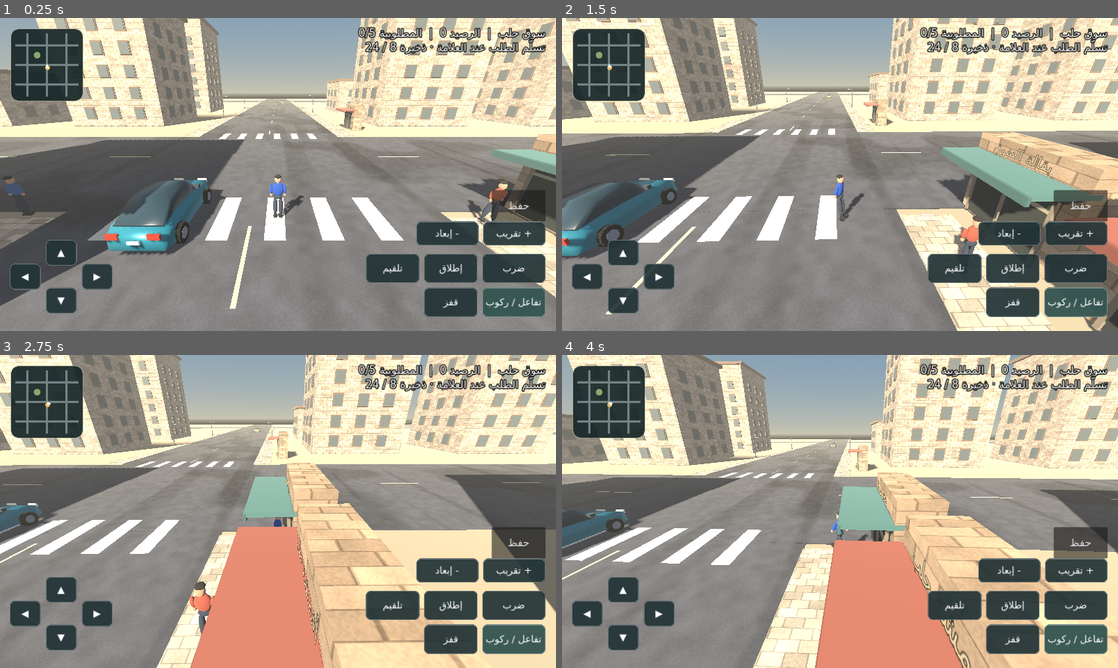
Above: before the commit, frames 1-4 (two rows, left to right).
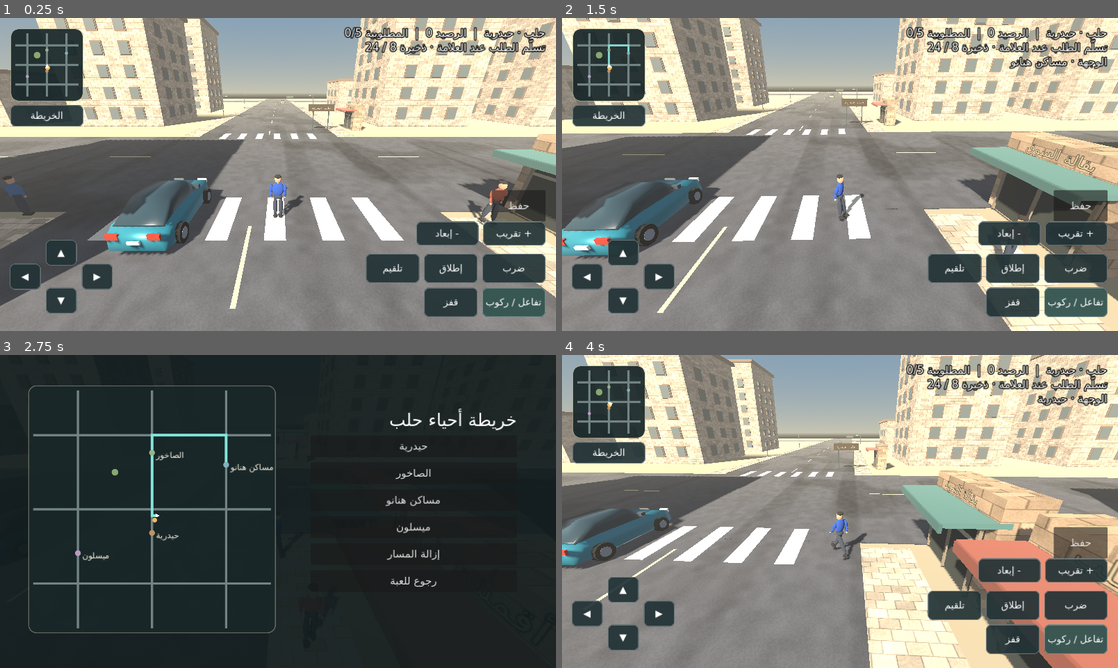
Above: after the commit, the same moments.

Repository: yosef12352/Sham-Streets-3D
Game: Godot game, scene res://main.tscn
The game is run twice, just before and just after one commit, with the same random seed, the same clock (stepped at 60 frames per second) and the same inputs.
Inputs (mouse positions are in pixels of both pictures, inside the frame that each line leads up to):
- Up to frame 1 (0.25 s): no input
- Up to frame 2 (1.5 s): tap Enter at 0.5 s; move the mouse to (962, 158) at 0.52 s; hold Right (ui_right) 0.53-1.25 s; tap M at 0.6 s; click (962, 158) at 0.67 s; tap Space at 0.77, 1.07 s; tap E at 0.8 s; drag from (728, 190) to (812, 237) at 1.27 s
- Up to frame 3 (2.75 s): move the mouse to (333, 442) at 2.02 s; hold Right (ui_right) from 2.03 s (still down); hold Space from 2.03 s (still down); click (333, 442) at 2.17 s; tap M at 2.3 s
- Up to frame 4 (4 s): release Right (ui_right) at 2.75 s; release Space at 2.75 s; click (973, 445) at 2.75 s, where only the run after the commit has a clickable "حيدرية"; drag from (812, 574) to (673, 464) at 3.52 s

The runs differ from the first frame. In frame 1, 2.0% of the frame differs, in the area x 0-99%, y 2-63%; in frame 2, 33%; in frame 3, 96%, in the area x 0-100%, y 0-100%; in frame 4, 48%.

Commit message:
Add Aleppo districts, interactive routing and two-handed aim

Diff:
--- a/scripts/city_layout.gd
+++ b/scripts/city_layout.gd
@@ -9,3 +9,17 @@
     if column in [-5, 0, 5] or row in [-5, 0, 5]:
         return false
     return not (column in [-3, -2] and row in [-3, -2])
+
+const DISTRICTS := [
+    {"name": "حيدرية", "point": Vector3(0, 0, 35), "color": Color("#bd9365")},
+    {"name": "الصاخور", "point": Vector3(0, 0, -84), "color": Color("#95b48b")},
+    {"name": "مساكن هنانو", "point": Vector3(110, 0, -66), "color": Color("#83afbc")},
+    {"name": "ميسلون", "point": Vector3(-110, 0, 65), "color": Color("#b69bc2")},
+]
+
+static func district_index(location: Vector3) -> int:
+    if location.x > 55:
+        return 2
+    if location.x < -55:
+        return 3
+    return 1 if location.z < -16 else 0
--- a/scripts/market_map.gd
+++ b/scripts/market_map.gd
@@ -4,6 +4,9 @@
 var actor := Vector3.ZERO
 var target := Vector3.ZERO
 var heading := 0.0
+var navigation := -1
+var expanded := false
+const UI_FONT := preload("res://assets/fonts/DejaVuSans-UI.ttf")
 
 func update_positions(position: Vector3, objective: Vector3, angle: float) -> void:
     if actor.is_equal_approx(position) and target.is_equal_approx(objective) and is_equal_approx(heading, angle):
@@ -11,6 +14,10 @@
     actor = position
     target = objective
     heading = angle
+    queue_redraw()
+
+func set_navigation(index: int) -> void:
+    navigation = index
     queue_redraw()
 
 func _draw() -> void:
@@ -24,6 +31,23 @@
         draw_line(Vector2(edge, y), Vector2(size.x - edge, y), Color("#728383"), 4, true)
     var park := _point(CITY.PARK + Vector3(-11, 0, -11))
     draw_circle(park, 7, Color("#89a76e"), true, -1, true)
+    if navigation >= 0:
+        var destination: Vector3 = CITY.DISTRICTS[navigation].point
+        var access_x := _nearest_road(actor.x)
+        var cross_z := _nearest_road(destination.z)
+        var route := PackedVector2Array([
+            _point(actor), _point(Vector3(access_x, 0, actor.z)),
+            _point(Vector3(access_x, 0, cross_z)), _point(Vector3(destination.x, 0, cross_z)), _point(destination)
+        ])
+        draw_polyline(route, Color("#80e6da"), 2.5 if not expanded else 5.0, true)
+    for district: Dictionary in CITY.DISTRICTS:
+        var location := _point(district.point)
+        draw_circle(location, 3.0 if not expanded else 6.0, district.color, true, -1, true)
+        if expanded:
+            var text := TextLine.new()
+            text.direction = TextServer.DIRECTION_RTL
+            text.add_string(district.name, UI_FONT, 19)
+            text.draw(get_canvas_item(), location + Vector2(9, -7), Color("#f6f0dc"))
     draw_circle(_point(target), 4.7, Color("#f4bb63"), true, -1, true)
     var point := _point(actor)
     var forward := Vector2(-sin(heading), -cos(heading))
@@ -44,3 +68,10 @@
 func _point(location: Vector3) -> Vector2:
     var normalized := (Vector2(location.x, location.z) / CITY.HALF_SIZE).clamp(-Vector2.ONE, Vector2.ONE)
     return size * 0.5 + normalized * (size * 0.5 - Vector2(12, 12))
+
+func _nearest_road(value: float) -> float:
+    var best := 0.0
+    for road: float in CITY.ROAD_CENTERS:
+        if absf(road - value) < absf(best - value):
+            best = road
+    return best
--- a/scripts/person_model.gd
+++ b/scripts/person_model.gd
@@ -9,6 +9,12 @@
 var hips: Array[Node3D] = []
 var gait := 0.0
 var launcher: Node3D
+var muzzle: Marker3D
+var elbows: Array[Node3D] = []
+var aim_weight := 0.0
+const UPPER_ARM := 0.27
+const FOREARM := 0.26
+const GRIP := Vector3(0.065, 0.555, -0.40)
 
 func build(tint: Color, skin_tone: Color, trousers: Color) -> void:
     top.albedo_color = tint
@@ -24,8 +30,14 @@
     for side in [-1, 1]:
         var arm := _joint(Vector3(side * 0.245, 0.56, 0))
         shoulders.append(arm)
-        _part(arm, Vector3(0, -0.17, 0), Vector3(0.135, 0.37, 0.145), top)
-        _part(arm, Vector3(0, -0.38, -0.015), Vector3(0.10, 0.14, 0.105), skin)
+        _part(arm, Vector3(0, -0.13, 0), Vector3(0.145, 0.31, 0.15), top)
+        var elbow := Node3D.new()
+        elbow.position.y = -UPPER_ARM
+        arm.add_child(elbow)
+        elbows.append(elbow)
+        _part(elbow, Vector3(0, -0.092, 0), Vector3(0.111, 0.24, 0.11), top)
+        _part(elbow, Vector3(0, -0.232, -0.005), Vector3(0.083, 0.112, 0.077), skin)
+        _part(elbow, Vector3(-side * 0.038, -0.218, -0.019), Vector3(0.035, 0.062, 0.042), skin)
         var leg := _joint(Vector3(side * 0.10, 0.08, 0))
         hips.append(leg)
         _part(leg, Vector3(0, -0.39, 0), Vector3(0.16, 0.79, 0.18), pants)
@@ -33,13 +45,37 @@
 
 func equip_launcher() -> void:
     launcher = Node3D.new()
-    launcher.position = Vector3(0.015, -0.40, -0.085)
-    shoulders[1].add_child(launcher)
+    add_child(launcher)
     var metal := StandardMaterial3D.new()
     metal.albedo_color = Color("#344349")
-    _part(launcher, Vector3(0, 0.045, -0.06), Vector3(0.10, 0.095, 0.24), metal)
+    _part(launcher, Vector3(0, 0.068, -0.06), Vector3(0.10, 0.095, 0.24), metal)
     _part(launcher, Vector3(0, -0.015, -0.02), Vector3(0.07, 0.12, 0.085), metal)
+    muzzle = Marker3D.new()
+    muzzle.position = Vector3(0, 0.069, -0.177)
+    launcher.add_child(muzzle)
     launcher.hide()
+
+func ready_aim() -> void:
+    aim_weight = maxf(aim_weight, 0.8)
+    _pose_aim(aim_weight)
+    launcher.show()
+
+func _pose_aim(weight: float) -> void:
+    launcher.position = GRIP + Vector3(0, 0, (1.0 - weight) * 0.078)
+    for index in range(2):
+        var shoulder := shoulders[index]
+        var grip_offset := Vector3(-0.075, -0.026, 0.025) if index == 0 else Vector3.ZERO
+        var direction := (launcher.position + grip_offset - shoulder.position).normalized()
+        var distance := minf(launcher.position.distance_to(shoulder.position + -grip_offset), UPPER_ARM + FOREARM - 0.001)
+        var along := (UPPER_ARM * UPPER_ARM - FOREARM * FOREARM + distance * distance) / (2.0 * distance)
+        var bend_direction := Vector3.DOWN.slide(direction).normalized()
+        var hinge := shoulder.position + direction * along + bend_direction * sqrt(maxf(0.0, UPPER_ARM * UPPER_ARM - along * along))
+        var upper := (hinge - shoulder.position).normalized()
+        var lower := (launcher.position + grip_offset - hinge).normalized()
+        var shoulder_pose := Quaternion(Vector3.DOWN, upper)
+        var elbow_pose := Quaternion(Vector3.DOWN, shoulder_pose.inverse() * lower)
+        shoulder.quaternion = shoulder.quaternion.slerp(shoulder_pose, weight)
+        elbows[index].quaternion = elbows[index].quaternion.slerp(elbow_pose, weight)
 
 func animate(delta: float, speed: float, grounded: bool, strike: float = 0.0, aiming: bool = false) -> void:
     gait = fmod(gait + delta * speed * 2.2, TAU)
@@ -50,8 +86,14 @@
         hips[index].rotation.x = lerpf(hips[index].rotation.x, step if grounded else 0.22, weight)
         var swing := -step * 0.78 if grounded else -0.52
         if index == 1:
-            swing = -1.65 if aiming else swing - sin(strike * PI) * 1.7
-        shoulders[index].rotation.x = lerpf(shoulders[index].rotation.x, swing, weight)
+            swing -= sin(strike * PI) * 1.7
+        shoulders[index].quaternion = shoulders[index].quaternion.slerp(Quaternion(Vector3.RIGHT, swing), weight)
+        elbows[index].quaternion = elbows[index].quaternion.slerp(Quaternion(Vector3.RIGHT, 0.16 + absf(stride) * 0.24), weight)
+    if launcher != null:
+        aim_weight = move_toward(aim_weight, 1.0 if aiming else 0.0, delta * 8.0)
+        launcher.visible = aim_weight > 0.0
+        if launcher.visible:
+            _pose_aim(aim_weight)
 
 func _joint(location: Vector3) -> Node3D:
     var joint := Node3D.new()
--- a/scripts/road_response.gd
+++ b/scripts/road_response.gd
@@ -6,6 +6,7 @@
 const RESPONSE_INTERVAL := 9.0
 
 var traffic: ShamVehicleController
+var local_traffic: Array[ShamVehicleController] = []
 var patrol: ShamVehicleController
 var traffic_heading := 1.0
 var remaining := 0.0
@@ -13,6 +14,12 @@
 
 func _ready() -> void:
     traffic = _spawn(TRAFFIC_START, Color("#b58f58"))
+    local_traffic.append(_spawn(Vector3(113, 0.66, -112), Color("#788b83")))
+    local_traffic.append(_spawn(Vector3(-107, 0.66, 28), Color("#8c716b")))
+    local_traffic.append(_spawn(Vector3(-113, 0.66, -75), Color("#a3a2a7")))
+    for index in range(local_traffic.size()):
+        local_traffic[index].rotation.y = PI if index != 1 else 0.0
+        local_traffic[index].set_mobile_controls(0.60 + 0.10 * index, 0.0, false)
     patrol = _spawn(PATROL_START, Color("#526da6"))
     patrol.hide()
     patrol.collision_layer = 0
@@ -40,9 +47,17 @@
     elif is_zero_approx(traffic.rotation.y) and traffic_heading > 0.0:
         traffic.rotation.y = PI
     traffic.set_mobile_controls(0.55, 0.0, false)
+    for local_car in local_traffic:
+        if local_car.position.z > 151 and local_car.rotation.y > 1.0:
+            local_car.rotation.y = 0
+            local_car.forward_speed = 0.0
+        elif local_car.position.z < -151 and local_car.rotation.y < 1.0:
+            local_car.rotation.y = PI
+            local_car.forward_speed = 0.0
     if player_car.driver_active and contact_cooldown == 0.0:
         for index in range(player_car.get_slide_collision_count()):
-            if player_car.get_slide_collision(index).get_collider() == traffic:
+            var other := player_car.get_slide_collision(index).get_collider()
+            if other is ShamVehicleController and (other == traffic or local_traffic.has(other)):
                 state.set_wanted(state.wanted_level + 1)
                 remaining = RESPONSE_INTERVAL
                 contact_cooldown = 2.5
--- a/scripts/world.gd
+++ b/scripts/world.gd
@@ -28,7 +28,13 @@
 var state := ShamGameState.new()
 var missions := ShamMissionManager.new()
 var hud: Label
-var minimap := preload("res://scripts/market_map.gd").new()
+const MAP_VIEW := preload("res://scripts/market_map.gd")
+var minimap := MAP_VIEW.new()
+var district_map := MAP_VIEW.new()
+var navigation := -1
+var current_district := 0
+var map_layer: Control
+var gameplay_ui: Control
 var marker: MeshInstance3D
 var driving := false
 var braking := false
@@ -90,6 +96,7 @@
     _box(Vector3(0,-0.5,0), Vector3(CITY.HALF_SIZE * 2, 1, CITY.HALF_SIZE * 2), Color(0.64,0.58,0.46))
     add_child(districts)
     _build_pedestrians()
+    _build_district_signs()
     var asphalt := _street_surface(Color("#555557"), 0)
     var paving := _street_surface(Color("#bdab90"), 1)
     var shop_stone := _street_surface(Color("#ae9171"), 2)
@@ -142,6 +149,28 @@
     env.environment = e
     add_child(env)
 
+func _build_district_signs() -> void:
+    for district: Dictionary in CITY.DISTRICTS:
+        var district_entry: Vector3 = district.point
+        if district.name == "حيدرية":
+            district_entry.z = -12.0
+        var edge := district_entry + Vector3(6.4, 0, 0)
+        var metal := Color("#353f3c")
+        for side in [-1, 1]:
+            _box(edge + Vector3(side * 0.96, 1.57, 0), Vector3(0.11, 3.14, 0.11), metal, false)
+        _box(edge + Vector3(0, 2.78, 0), Vector3(3.15, 0.85, 0.17), district.color.darkened(0.64), false)
+        for face in [-1, 1]:
+            var title := Label3D.new()
+            title.font = UI_FONT
+            title.text = "حلب  " + district.name
+            title.font_size = 50
+            title.pixel_size = 0.009
+            title.outline_size = 3
+            title.modulate = Color("#fff1d1")
+            title.rotation.y = (face + 1) * PI * 0.5
+            title.position = edge + Vector3(0, 2.78, -face * 0.11)
+            add_child(title)
+
 func _build_park(paving: Material) -> void:
     var center: Vector3 = CITY.PARK + Vector3(-11, 0, -11)
     _box(center + Vector3(0, 0.025, 0), Vector3(37, 0.05, 37), Color("#626c49"), false)
@@ -204,10 +233,12 @@
     pedestrians.name = "MarketPedestrians"
     add_child(pedestrians)
     var colors := [Color(0.63, 0.31, 0.23), Color(0.26, 0.39, 0.52), Color(0.50, 0.42, 0.25)]
-    for index in range(24):
+    for index in range(32):
         var side := -1 if index % 2 == 1 else 1
         var from := Vector3(side * 8.45, 0.93, 8 + (index / 2) * 12)
-        if index >= 12:
+        if index >= 24:
+            from = Vector3(110 + side * 8.45, 0.93, -88 + ((index - 24) / 2) * 16)
+        elif index >= 12:
             from = Vector3(-110 + side * 8.45, 0.93, -91 + ((index - 12) / 2) * 13)
         var to := from + Vector3(0, 0, 8)
         var pedestrian := preload("res://scripts/market_pedestrian.gd").new()
@@ -244,6 +275,7 @@
     overlay.set_anchors_and_offsets_preset(Control.PRESET_FULL_RECT)
     overlay.mouse_filter = Control.MOUSE_FILTER_IGNORE
     ui.add_child(overlay)
+    gameplay_ui = overlay
     hud = Label.new()
     hud.text_direction = Control.TEXT_DIRECTION_RTL
     hud.horizontal_alignment = HORIZONTAL_ALIGNMENT_RIGHT
@@ -260,6 +292,8 @@
     minimap.size = Vector2(168, 168)
     minimap.mouse_filter = Control.MOUSE_FILTER_IGNORE
     overlay.add_child(minimap)
+    _touch_action(overlay, "الخريطة", Vector2(24, 200), func() -> void: _toggle_map(), Vector2(168, 50))
+    _build_map_panel(ui)
     action_button = _touch_action(overlay, "تفاعل / ركوب", Vector2(1110, 620), _request_interaction, Vector2(146, 68), true)
     foot_buttons.append(_touch_action(overlay, "ضرب", Vector2(1110, 542), func() -> void: action_requested = "strike", Vector2(146, 68)))
     foot_buttons.append(_touch_action(overlay, "إطلاق", Vector2(976, 542), func() -> void: action_requested = "pulse"))
@@ -276,6 +310,62 @@
     _movement_button(overlay, "▼", Vector2(105, 620), Vector2.DOWN)
     _movement_button(overlay, "◀", Vector2(22, 565), Vector2.LEFT)
     _movement_button(overlay, "▶", Vector2(188, 565), Vector2.RIGHT)
+
+func _build_map_panel(layer: CanvasLayer) -> void:
+    map_layer = ColorRect.new()
+    (map_layer as ColorRect).color = Color("#101a1cef")
+    map_layer.set_anchors_and_offsets_preset(Control.PRESET_FULL_RECT)
+    layer.add_child(map_layer)
+    district_map.expanded = true
+    district_map.position = Vector2(65, 70)
+    district_map.size = Vector2(570, 570)
+    district_map.mouse_filter = Control.MOUSE_FILTER_IGNORE
+    map_layer.add_child(district_map)
+    var actions := VBoxContainer.new()
+    actions.position = Vector2(715, 125)
+    actions.custom_minimum_size.x = 475
+    actions.add_theme_constant_override("separation", 12)
+    map_layer.add_child(actions)
+    var title := Label.new()
+    title.text = "خريطة أحياء حلب"
+    title.horizontal_alignment = HORIZONTAL_ALIGNMENT_RIGHT
+    title.add_theme_font_override("font", UI_FONT)
+    title.add_theme_font_size_override("font_size", 40)
+    actions.add_child(title)
+    for index in range(CITY.DISTRICTS.size()):
+        _map_button(actions, CITY.DISTRICTS[index].name, _select_district.bind(index))
+    _map_button(actions, "إزالة المسار", _select_district.bind(-1))
+    _map_button(actions, "رجوع للعبة", _toggle_map)
+    map_layer.hide()
+
+func _map_button(parent: Control, title: String, callback: Callable) -> void:
+    var button := Button.new()
+    button.text = title
+    button.focus_mode = Control.FOCUS_NONE
+    button.custom_minimum_size.y = 50
+    button.add_theme_font_override("font", UI_FONT)
+    button.add_theme_font_size_override("font_size", 24)
+    button.pressed.connect(callback)
+    parent.add_child(button)
+
+func _select_district(index: int) -> void:
+    navigation = index
+    district_map.set_navigation(index)
+    minimap.set_navigation(index)
+    _toggle_map()
+    _refresh_ui()
+
+func _toggle_map() -> void:
+    map_layer.visible = not map_layer.visible
+    gameplay_ui.visible = not map_layer.visible
+    stick = Vector2.ZERO
+    touch_id = -1
+    camera_fingers.clear()
+    camera_span = 0.0
+    pad_touches.clear()
+    braking = false
+    action_requested = ""
+    interact_requested = false
 
 func _movement_button(parent: Control, title: String, location: Vector2, direction: Vector2) -> void:
     var button := _touch_action(parent, title, location, func() -> void: pad_touches[direction] = true, Vector2(72, 60))
@@ -358,7 +448,9 @@
         objective += " · قيادة"
     else:
         objective += " · ذخيرة %d / %d" % [rounds, reserve]
-    hud.text = "سوق حلب  |  الرصيد %d  |  المطلوبية %d/5\n%s" % [state.money, state.wanted_level, objective]
+    hud.text = "حلب · %s  |  الرصيد %d  |  المطلوبية %d/5\n%s" % [CITY.DISTRICTS[current_district].name, state.money, state.wanted_level, objective]
+    if navigation >= 0:
+        hud.text += "\nالوجهة · " + CITY.DISTRICTS[navigation].name
     if not message.is_empty():
         hud.text += "\n" + message
 
@@ -475,6 +567,12 @@
         _save()
 
 func _unhandled_input(event: InputEvent) -> void:
+    if event is InputEventKey and event.pressed and not event.echo and event.physical_keycode in [KEY_M, KEY_ESCAPE]:
+        if event.physical_keycode == KEY_M or map_layer.visible:
+            _toggle_map()
+        return
+    if map_layer.visible:
+        return
     if event is InputEventKey and event.pressed and not event.echo:
         match event.physical_keycode:
             KEY_EQUAL, KEY_KP_ADD:
@@ -556,12 +654,14 @@
     for direction: Vector2 in pad_touches:
         input_dir += direction
     input_dir = input_dir.limit_length()
+    if map_layer.visible:
+        input_dir = Vector2.ZERO
     _update_actions(delta)
     sounds.set_engine(car.forward_speed, driving)
     if stick.length() > 0.1:
         input_dir = stick
     if driving:
-        car.set_mobile_controls(-input_dir.y, input_dir.x, braking or Input.is_physical_key_pressed(KEY_SPACE))
+        car.set_mobile_controls(-input_dir.y, input_dir.x, map_layer.visible or braking or Input.is_physical_key_pressed(KEY_SPACE))
         if car.position.y < -8:
             car.position = CAR_SPAWN
             car.velocity = Vector3.ZERO
@@ -580,14 +680,13 @@
         player.move_and_slide()
         var pace := Vector2(player.get_real_velocity().x, player.get_real_velocity().z).length()
         var aiming := last_action == "pulse" and action_cooldown > 0.0
-        person.launcher.visible = aiming
         var strike := action_cooldown / 0.34 if last_action == "strike" else 0.0
         person.animate(delta, pace, player.is_on_floor(), strike, aiming)
         step_delay -= delta
         if pace > 0.9 and player.is_on_floor() and step_delay <= 0.0:
             sounds.play_effect("step", -22)
             step_delay = clampf(1.65 / pace, 0.19, 0.53)
-        if direction.length() > 0.1:
+        if direction.length() > 0.1 and not aiming:
             player.rotation.y = lerp_angle(player.rotation.y, atan2(-direction.x, -direction.z), 1.0 - exp(-delta * 19.0))
         if player.position.y < -8:
             player.position = SPAWN
@@ -600,7 +699,13 @@
             var near: bool = actor_position.distance_squared_to(pedestrian.position) < 65.0 * 65.0
             pedestrian.visible = near
             pedestrian.set_physics_process(near)
-    minimap.update_positions(actor_position, marker.position, (car if driving else player).rotation.y)
+    var district := CITY.district_index(actor_position)
+    if district != current_district:
+        current_district = district
+        _refresh_ui()
+    var heading_on_map := (car if driving else player).rotation.y
+    minimap.update_positions(actor_position, marker.position, heading_on_map)
+    district_map.update_positions(actor_position, marker.position, heading_on_map)
     road_response.tick(delta, car, actor_position, state)
     var focus := actor_position + Vector3.UP * 0.95
     var heading := yaw + (car.rotation.y if driving else 0.0)
@@ -641,6 +746,8 @@
             rounds -= 1
             action_cooldown = 0.40
             sounds.play_effect("pulse")
+            player.rotation.y = yaw
+            person.ready_aim()
             _react_to_action(11.0)
         "strike":
             action_cooldown = 0.34
@@ -649,13 +756,14 @@
     _refresh_ui()
 
 func _react_to_action(reach: float) -> void:
-    var origin := player.global_position
-    var forward := -player.global_basis.z
+    var ranged := reach > 2.0
+    var origin := person.muzzle.global_position if ranged else player.global_position
+    var forward := -person.muzzle.global_basis.z if ranged else -player.global_basis.z
     var end := origin + forward * reach
     var query := PhysicsRayQueryParameters3D.create(origin, end, 3, [player.get_rid()])
     var hit := get_world_3d().direct_space_state.intersect_ray(query)
-    if reach > 2.0:
-        _pulse_flash(origin + Vector3.UP * 0.35, hit.get("position", end) + Vector3.UP * 0.35)
+    if ranged:
+        _pulse_flash(origin, hit.get("position", end))
     if not hit.is_empty() and hit.collider.has_method("react"):
         hit.collider.react()
         state.set_wanted(state.wanted_level + 1)
@@ -673,7 +781,7 @@
     segment.material = material
     beam.mesh = segment
     beam.position = from.lerp(to, 0.5)
-    var axis := (to - from).normalized()
+    var axis := (to - from).normalized() if from.distance_squared_to(to) > 0.0001 else Vector3.UP
     beam.basis = Basis(Quaternion(Vector3.UP, axis))
     add_child(beam)
     var tween := beam.create_tween()
--- a/tests/playable_smoke.gd
+++ b/tests/playable_smoke.gd
@@ -92,11 +92,13 @@
     third.road_response.remaining = 0.0
     await frames(3)
     check(third.state.wanted_level == 0 and not third.road_response.patrol.visible, "Patrol should end at zero")
-    check(third.pedestrians.get_child_count() == 24, "City should have twenty-four residents")
+    check(third.pedestrians.get_child_count() == 32, "City should have thirty-two residents")
     check(third.car.get_node("Trim").get_child_count() >= 8, "Car trim should be attached")
     third.action_requested = "pulse"
     await frames(2)
     check(third.rounds == 7, "A shot should consume a round")
+    check(third.person.launcher.visible and third.person.aim_weight > 0.8, "A shot should align the launcher and both arms")
+    check(third.person.muzzle.global_position.distance_to(third.player.position) > 0.5, "Shot origin should be at the visible muzzle")
     third.action_requested = "pulse"
     await frames(2)
     check(third.rounds == 7, "Shot cooldown should prevent duplicate shots")
@@ -117,6 +119,12 @@
     check(not third.pedestrians.get_child(0).visible, "Distant market residents should be hidden")
     check(third._save(), "Expanded district should be saveable")
     check(third._position_from_save(ShamSaveSystem.load_game().get("position"), Vector3.ZERO).x < -100.0, "Expanded coordinates should restore")
+    third._toggle_map()
+    check(third.map_layer.visible and not third.gameplay_ui.visible, "Map should replace game controls")
+    third._select_district(2)
+    check(third.navigation == 2 and third.minimap.navigation == 2 and not third.map_layer.visible, "Selecting Hanano should show the route in the HUD")
+    check(third.current_district == 3, "West side should be identified as Maysaloun")
+    check(third.road_response.local_traffic.size() == 3, "Satellite roads should have AI traffic")
     var corrupted := FileAccess.open(ShamSaveSystem.SAVE_PATH, FileAccess.WRITE)
     corrupted.store_string("{truncated")
     corrupted.close()
Not shown, changed: docs/PROGRESS.md
